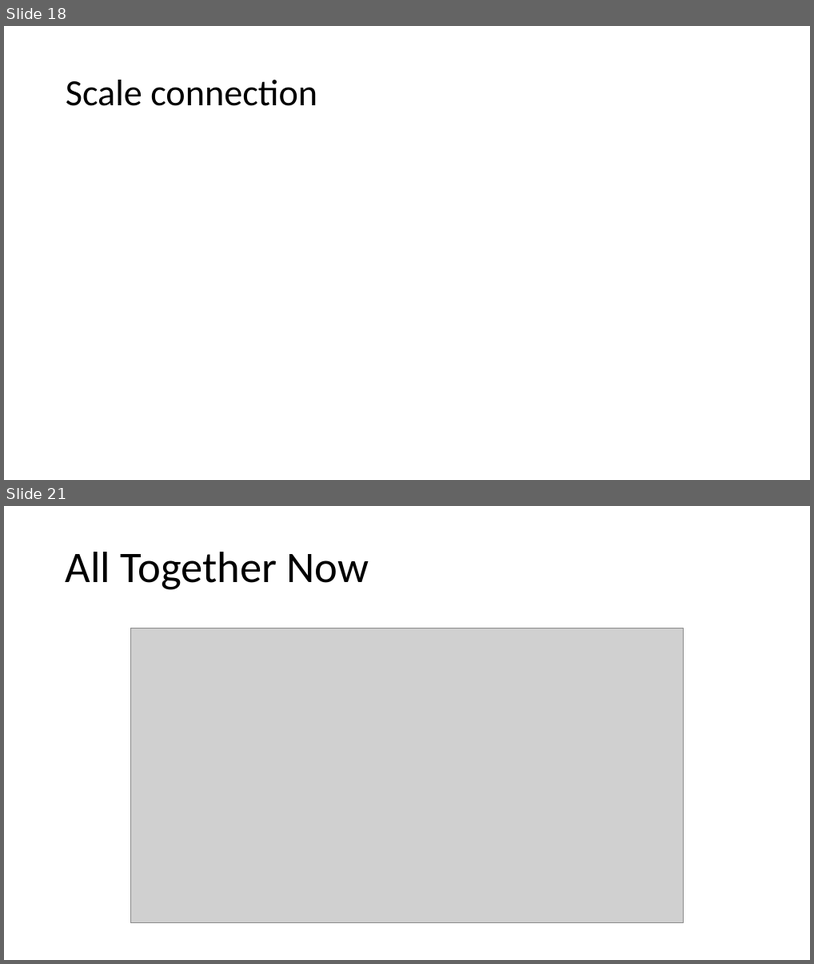
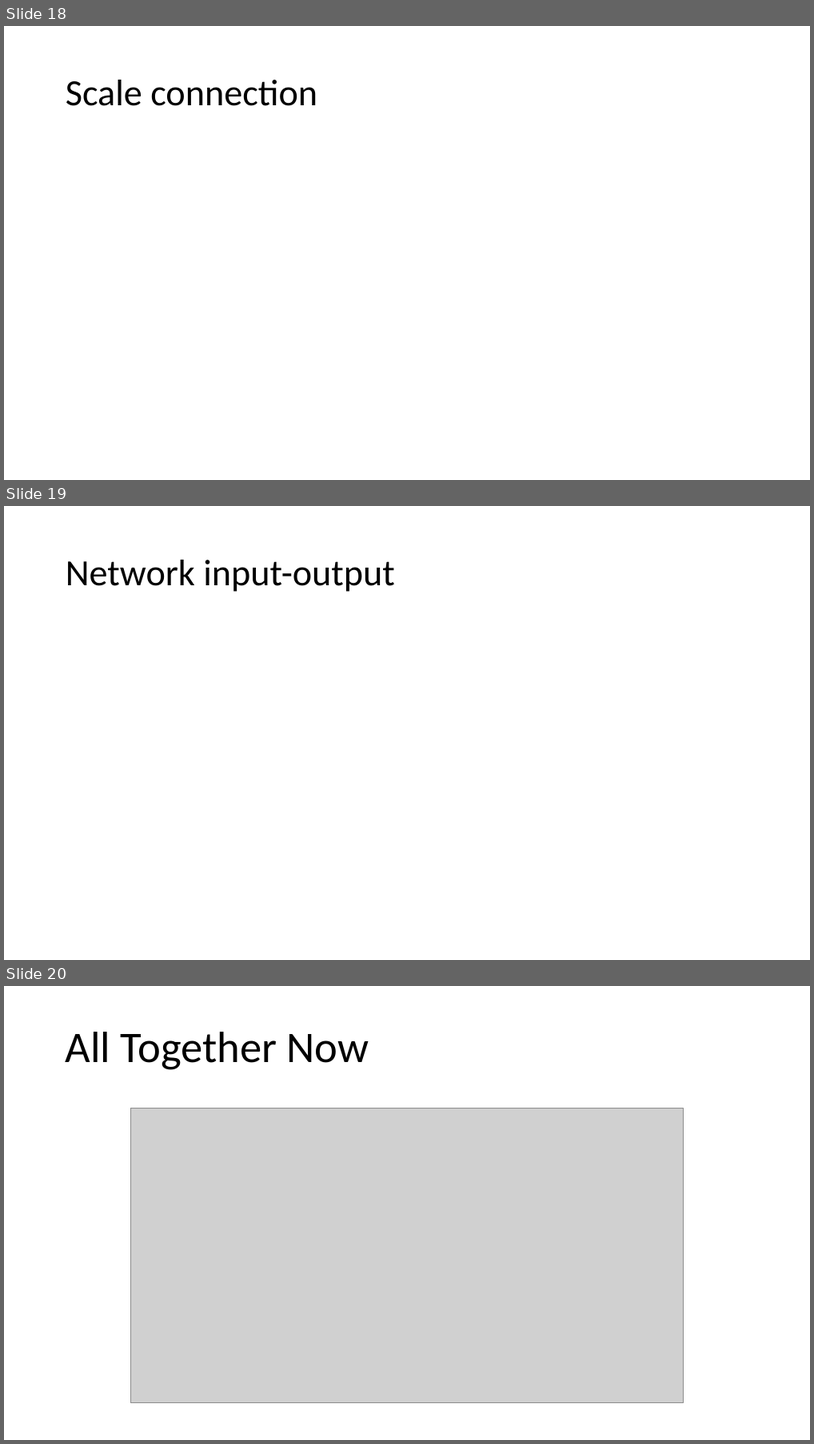
Before and after one commit to Tomlevron/Digital-image-processing, a slide deck: Slideshow/Scale-recurrent network for deblurring.pptx. Shown one above the other, each under a label of ours: slides 18 and 21 before the commit, slides 18, 19 and 20 after it; the slides between them are not shown. The pictures are 814x964 and 814x1444 pixels, drawn with LibreOffice and Linux fonts; fonts in the diff are those of the drawing; grey boxes stand for pictures. Boxes give left, top, right and bottom in pixels: in the first picture for what was removed or moved away, otherwise in the second. Text is boxed around its words. In the diff, an @@ line names an element or a change of style, - is before the commit and + after.

```diff
--- a/Slideshow/Scale-recurrent network for deblurring.pptx
+++ b/Slideshow/Scale-recurrent network for deblurring.pptx
@@ slide 19 added at (4, 506, 810, 960), background #FFFFFF @@
@@ title added at (66, 560, 395, 592), 44 pt, text #000000 @@
+Network input-output
@@ what was slide 21 is now slide 20 @@
```
Also in this commit, not shown: 4 slides changed, 1 other slide added.
